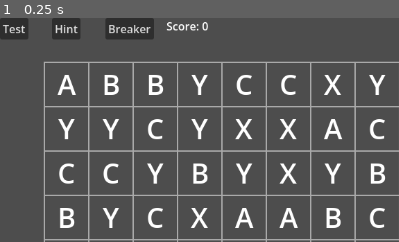
Above: before the commit, frame 1.
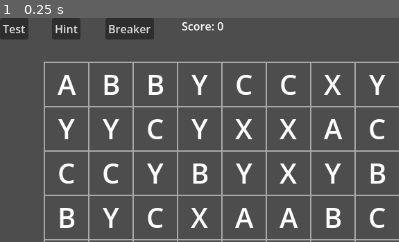
Above: after the commit, the same moment.

Repository: fehudma/godot_projects
Game: Godot game, scene res://Scenes/game.tscn
The game is run twice, just before and just after one commit, with the same random seed, the same clock (stepped at 60 frames per second) and the same inputs.
Inputs:
- Up to frame 1 (0.25 s): no input
The pictures show only the part of the screen within x 0-50%, y 0-50%; the shares and areas given below are measured in that part.

The runs differ from the first frame. In frame 1, 0.3% of the frame differs, in the area x 41-57%, y 1-6%.

Commit message:
breaking a piece is not awarding a score point

Diff:
--- a/Scenes/board.gd
+++ b/Scenes/board.gd
@@ -319,9 +319,6 @@
 #
 #Remove matched pieces
 func remove_matched_pieces(matched_pieces: Array[Piece]) -> void:
-	score += matched_pieces.size()
-	update_score_display()
-
 	for piece: Piece in matched_pieces:
 		var cell: Vector2i = piece.grid_position
 
@@ -471,6 +468,10 @@
 func update_score_display() -> void:
 	score_label.text = "Score: " + str(score)
 
+#Give points only for actual matches
+func add_score_for_match(matched_pieces: Array[Piece]) -> void:
+	score += matched_pieces.size()
+	update_score_display()
 
 #==========================OTHER FUNCTIONS
 #“Where should the center of cell (column, row) be?”
@@ -580,6 +581,7 @@
 
 							input_locked = true
 
+							add_score_for_match(matched_pieces)
 							remove_matched_pieces(matched_pieces)
 							collapse_all_columns()
 							refill_board()
--- a/Scenes/game.tscn
+++ b/Scenes/game.tscn
@@ -26,8 +26,8 @@
 text = "Breaker"
 
 [node name="ScoreLabel" type="Label" parent="." unique_id=1061135490]
-offset_left = 240.0
-offset_right = 280.0
+offset_left = 262.0
+offset_right = 323.0
 offset_bottom = 23.0
 text = "Score: 0"
 
